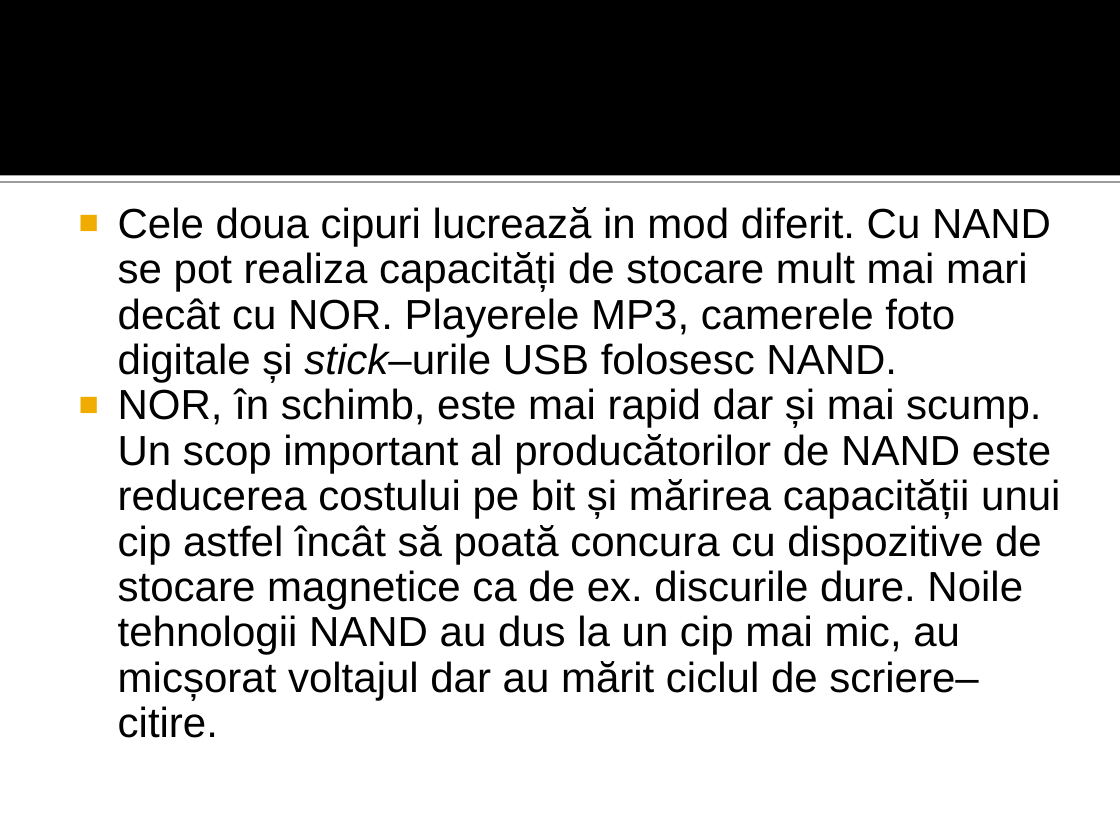
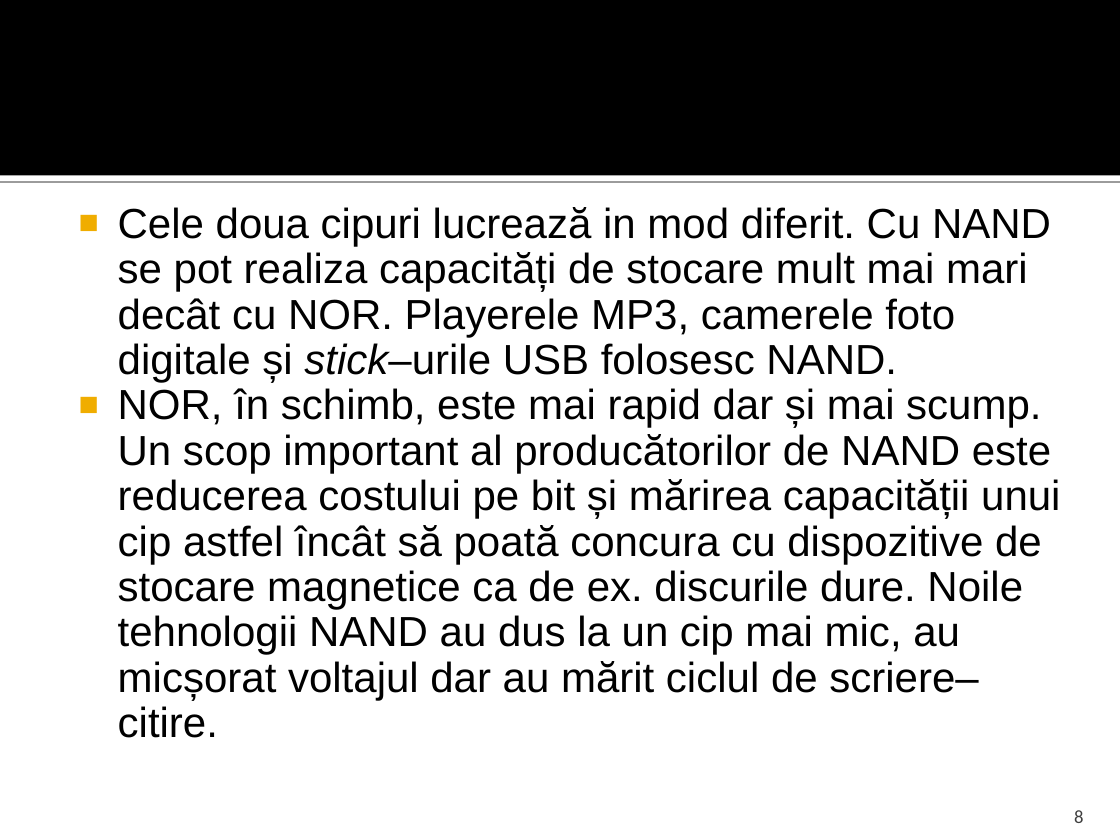
Before and after one commit to MihaiBadescu/Divers, a slide deck: slide 8 of Memoriile FLASH.ppt. Drawn at 1120x840 pixels with LibreOffice and Linux fonts; fonts in the diff are those of the drawing. Boxes give left, top, right and bottom in pixels: in the first picture for what was removed or moved away, otherwise in the second. Text is boxed around its words. In the diff, an @@ line names an element or a change of style, - is before the commit and + after.

```diff
--- a/Memoriile FLASH.ppt
+++ b/Memoriile FLASH.ppt
@@ page number added at [1074,810,1083,823], 12 pt, text #3F3F3F @@
+8
```
Also in this commit, not shown: 19 other slides changed.
